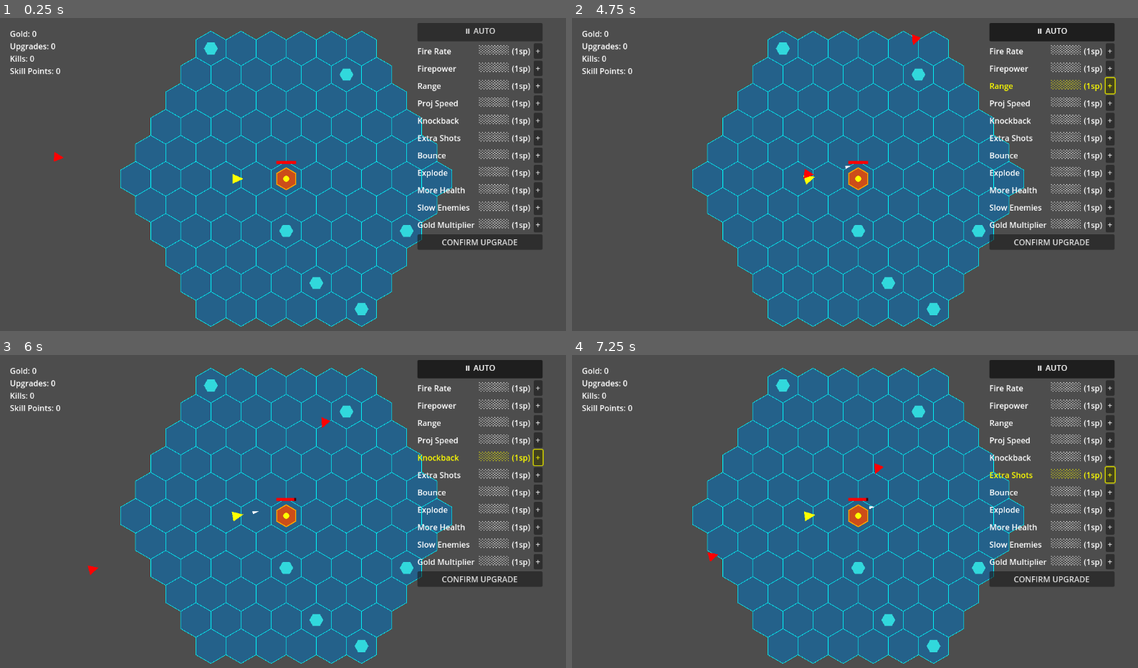
Above: before the commit, frames 1-4 (two rows, left to right).
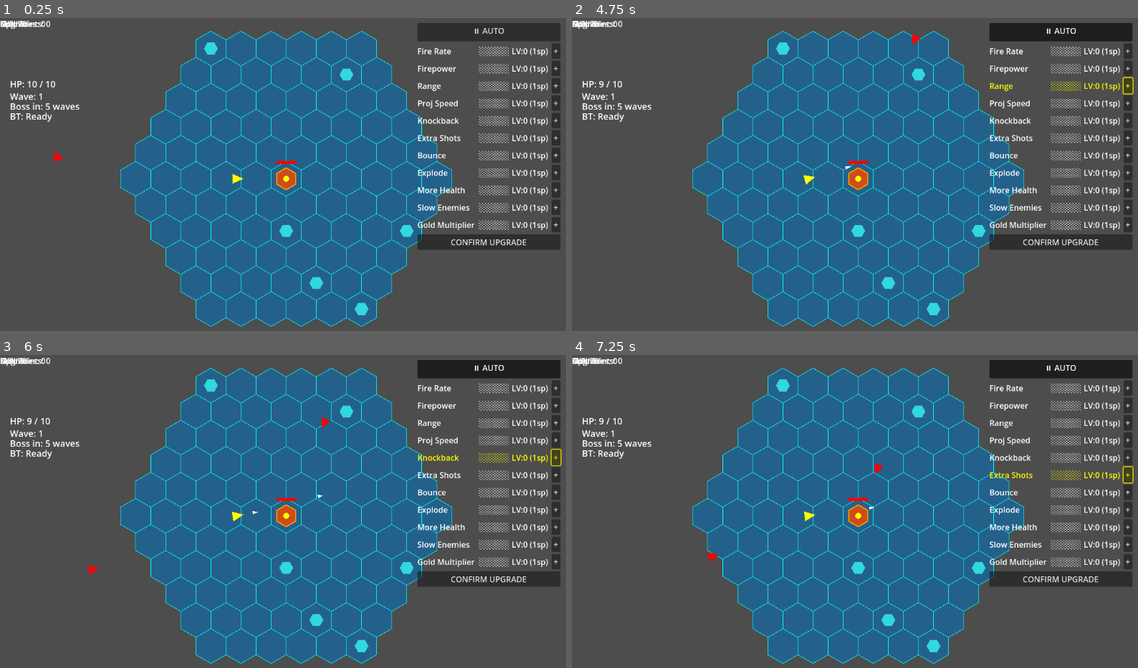
Above: after the commit, the same moments.

Repository: Vexevin/vexagon
Game: Godot game, scene res://hex_map_003.tscn
Two runs of this game, one before a commit and one after it. Both use one fixed random seed, a clock stepped at 60 frames per second and the inputs below.
Inputs:
- Up to frame 1 (0.25 s): no input
- Up to frame 2 (4.75 s): click "CONFIRM UPGRADE" at 0.5 s; click "CONFIRM UPGRADE" at 1.25 s; click "⏸ AUTO" at 2 s; click "+" at 2.75 s; click "+" at 3.5 s; click "+" at 4.25 s
- Up to frame 3 (6 s): click "+" at 5 s; click "+" at 5.75 s
- Up to frame 4 (7.25 s): click "+" at 6.5 s

The runs differ from the first frame. In frame 1, 4.7% of the frame differs, in the area x 0-99%, y 0-74%; in frame 2, 4.8%, in the area x 0-100%, y 0-74%; in frame 3, 4.8%; in frame 4, 4.8%.

Commit message:
HUD overhaul - health bar, wave counter, boss countdown, BT status, bigger fonts, TAB pause, contact damage

Diff:
--- a/projects/vexagon/enemy_spawner.gd
+++ b/projects/vexagon/enemy_spawner.gd
@@ -88,11 +88,17 @@
 		var effective_speed = enemy.get_meta("speed") * (1.0 - slow)
 		enemy.position += dir * effective_speed * delta
 		enemy.rotation = dir.angle() + PI / 2.0
-		if enemy.position.distance_to(tower_pos) < 20.0:
-			var tower = get_parent().get_node("Tower")
-			tower.take_damage(10)
-			enemies_alive -= 1
-			enemy.queue_free()
+		var player = get_parent().get_node("Player")
+		if is_instance_valid(player):
+			if enemy.position.distance_to(player.global_position) < 20.0:
+				player.take_damage(1.0)
+				enemies_alive -= 1
+				enemy.queue_free()
+				if enemy.position.distance_to(tower_pos) < 20.0:
+					var tower = get_parent().get_node("Tower")
+					tower.take_damage(10)
+					enemies_alive -= 1
+					enemy.queue_free()
 	for child in get_parent().get_children():
 		if not child is Area2D:
 			continue
@@ -155,7 +161,7 @@
 func spawn_fragment(pos: Vector2, dir: Vector2, dmg: float, split_level: int) -> void:
 	if split_level <= 0:
 		return
-	var piercing = split_level >= 7
+	var _piercing = split_level >= 7
 	for i in 2:
 		var frag := Area2D.new()
 		frag.add_to_group("bullet")
--- a/projects/vexagon/hud.gd
+++ b/projects/vexagon/hud.gd
@@ -8,6 +8,11 @@
 var auto_pause_enabled: bool = false
 var cooldown_label: Label
 var passive_timer := 0.0
+var health_label: Label
+var pause_label: Label
+var wave_label: Label
+var boss_label: Label
+var bt_label: Label
 
 var skill_names := [
 	"Fire Rate", "Firepower", "Range", "Proj Speed",
@@ -28,10 +33,6 @@
 
 func _ready() -> void:
 	process_mode = Node.PROCESS_MODE_ALWAYS
-	gold_label.position = Vector2(20, 20)
-	node_label.position = Vector2(20, 45)
-	kill_label.position = Vector2(20, 70)
-	sp_label.position = Vector2(20, 95)
 	skill_panel.position = Vector2(840, 10)
 	var ap_btn = Button.new()
 	ap_btn.text = "⏸ AUTO"
@@ -40,10 +41,37 @@
 	ap_btn.toggled.connect(func(pressed): auto_pause_enabled = pressed)
 	skill_panel.add_child(ap_btn)
 	cooldown_label = Label.new()
-	cooldown_label.position = Vector2(10, 165)
+	cooldown_label.position = Vector2(400, 10)
+	cooldown_label.add_theme_font_size_override("font_size", 24)
 	cooldown_label.visible = false
+	pause_label = Label.new()
+	pause_label.text = "⏸"
+	pause_label.visible = false
+	pause_label.add_theme_font_size_override("font_size", 120)
+	pause_label.modulate = Color.RED
+	pause_label.position = Vector2(440, 200)
+	add_child(pause_label)
 	add_child(cooldown_label)
-
+	health_label = Label.new()
+	health_label.position = Vector2(20, 120)
+	health_label.text = "HP: 10 / 10"
+	wave_label = Label.new()
+	wave_label.position = Vector2(20, 145)
+	wave_label.text = "Wave: 1"
+	add_child(wave_label)
+	wave_label.add_theme_font_size_override("font_size", 18)
+	boss_label = Label.new()
+	boss_label.position = Vector2(20, 165)
+	boss_label.text = "Boss in: 5 waves"
+	add_child(boss_label)
+	boss_label.add_theme_font_size_override("font_size", 18)
+	bt_label = Label.new()
+	bt_label.position = Vector2(20, 185)
+	bt_label.text = "BT: Ready"
+	add_child(bt_label)
+	bt_label.add_theme_font_size_override("font_size", 18)
+	add_child(health_label)
+	health_label.add_theme_font_size_override("font_size", 18)
 	for i in skill_names.size():
 		skill_levels.append(0)
 		skill_kill_costs.append(1)
@@ -85,9 +113,10 @@
 		var row: HBoxContainer = skill_rows[i]
 		var bars: Label = row.get_child(1)
 		var cost: Label = row.get_child(2)
-		var filled := "█".repeat(skill_levels[i])
-		var empty := "░".repeat(5 - min(skill_levels[i], 5))
-		bars.text = filled + empty
+		var display_lvl: int = min(skill_levels[i], 5)
+		var filled := "█".repeat(display_lvl)
+		var empty := "░".repeat(5 - display_lvl)
+		bars.text = filled + empty + " LV:" + str(skill_levels[i])
 		cost.text = "(" + str(skill_kill_costs[i]) + "sp)"
 		if i == pending_skill:
 			row.modulate = Color.YELLOW
@@ -152,8 +181,9 @@
 
 func _input(event: InputEvent) -> void:
 	if event is InputEventKey and event.pressed:
-		if event.keycode == KEY_ESCAPE or event.keycode == KEY_P:
+		if event.keycode == KEY_TAB:
 			get_tree().paused = !get_tree().paused
+			pause_label.visible = get_tree().paused
 
 func _check_auto_pause() -> void:
 	if _can_afford_any():
@@ -174,3 +204,17 @@
 		if skill_levels[i] < 10 and skill_points >= skill_kill_costs[i]:
 			return true
 	return false
+
+func update_health(current: float, max_val: float) -> void:
+	health_label.text = "HP: " + str(int(current)) + " / " + str(int(max_val))
+
+func update_wave_info(wave: int, bt_active: bool, bt_timer: float, bt_recharge: float) -> void:
+	wave_label.text = "Wave: " + str(wave)
+	var waves_to_boss = 5 - ((wave - 1) % 5)
+	boss_label.text = "Boss in: " + str(waves_to_boss) + " waves"
+	if bt_active:
+		bt_label.text = "BT: " + str(snappedf(bt_timer / 10.0, 0.1)) + "s"
+	elif bt_recharge > 0:
+		bt_label.text = "BT: " + str(snappedf(bt_recharge, 0.1)) + "s recharge"
+	else:
+		bt_label.text = "BT: Ready"
--- a/projects/vexagon/player.gd
+++ b/projects/vexagon/player.gd
@@ -144,20 +144,24 @@
 		if fire_timer <= 0.0:
 			fire_timer = get_fire_rate()
 			shoot()
-			var sim_lvl = get_parent().get_node("Hud").skill_levels[9]
-	if bullet_time_recharge > 0:
-		bullet_time_recharge -= delta
-	if Input.is_key_pressed(KEY_SPACE) and not bullet_time_active and bullet_time_recharge <= 0:
-		bullet_time_active = true
-		bullet_time_timer = 10.0
-		Engine.time_scale = 0.1
-	if bullet_time_active:
-		bullet_time_timer -= delta * 10.0
-		if bullet_time_timer <= 0:
-			bullet_time_active = false
-			bullet_time_recharge = 15.0
-			Engine.time_scale = 1.0
-			apply_regen(delta)
+	var sim_lvl = get_parent().get_node("Hud").skill_levels[9]
+	if sim_lvl == 10:
+		if bullet_time_recharge > 0:
+			bullet_time_recharge -= delta
+		if Input.is_key_pressed(KEY_SPACE) and not bullet_time_active and bullet_time_recharge <= 0:
+			bullet_time_active = true
+			bullet_time_timer = 10.0
+			Engine.time_scale = 0.1
+		if bullet_time_active:
+			bullet_time_timer -= delta * 10.0
+			if bullet_time_timer <= 0:
+				bullet_time_active = false
+				bullet_time_recharge = 15.0
+				Engine.time_scale = 1.0
+				get_parent().get_node("Hud").update_wave_info(
+	get_parent().get_node("EnemySpawner").wave_number,
+	bullet_time_active, bullet_time_timer, bullet_time_recharge)
+	apply_regen(delta)
 
 func _input(event: InputEvent) -> void:
 	if event is InputEventMouseButton:
@@ -166,68 +170,69 @@
 
 func shoot() -> void:
 	var shot_data = get_extra_shots()
-	var _shot_count = shot_data["count"]
+	var shot_count = shot_data["count"]
 	var bullet_color = shot_data["color"]
-	var bullet := Area2D.new()
-	bullet.add_to_group("bullet")
-
-	var shape := CollisionShape2D.new()
-	var circle := CircleShape2D.new()
-	circle.radius = 5.0
-	shape.shape = circle
-	bullet.add_child(shape)
-
-	var poly := Polygon2D.new()
-	poly.polygon = PackedVector2Array([
-		Vector2(0, -6), Vector2(3, 6), Vector2(-3, 6)
+	for _i in range(shot_count):
+		var bullet := Area2D.new()
+		bullet.add_to_group("bullet")
+
+		var shape := CollisionShape2D.new()
+		var circle := CircleShape2D.new()
+		circle.radius = 5.0
+		shape.shape = circle
+		bullet.add_child(shape)
+
+		var poly := Polygon2D.new()
+		poly.polygon = PackedVector2Array([
+			Vector2(0, -6), Vector2(3, 6), Vector2(-3, 6)
+		])
+		poly.color = bullet_color
+		var sz = 1.0 + get_parent().get_node("Hud").skill_levels[1] / 3 * 0.5
+		poly.polygon = PackedVector2Array([
+		Vector2(0, -6 * sz), Vector2(3 * sz, 6 * sz), Vector2(-3 * sz, 6 * sz)
 	])
-	poly.color = bullet_color
-	var sz = 1.0 + get_parent().get_node("Hud").skill_levels[1] / 3 * 0.5
-	poly.polygon = PackedVector2Array([
-	Vector2(0, -6 * sz), Vector2(3 * sz, 6 * sz), Vector2(-3 * sz, 6 * sz)
-])
-	bullet.global_position = global_position
-	bullet.rotation = rotation
-	bullet.add_child(poly)
-	get_parent().add_child(bullet)
-	bullet.set_meta("damage", get_damage())
-	bullet.set_meta("explosive_radius", get_explosive_radius())
-	bullet.set_meta("explosive_lvl", get_parent().get_node("Hud").skill_levels[7])
-	bullet.set_meta("split_level", get_split_level())
-	bullet.set_meta("knockback", get_knockback())
-	bullet.set_meta("size_level", get_parent().get_node("Hud").skill_levels[1] / 3)
-	var dir := (get_global_mouse_position() - global_position).normalized()
-	var bullet_range := get_range()
-	var travel_time := bullet_range / (get_proj_speed() * 60.0)
-	var tween := get_tree().create_tween()
-	tween.tween_property(bullet, "global_position", global_position + dir * bullet_range, travel_time)
-	var lvl2 = get_parent().get_node("Hud").skill_levels[2]
-	if lvl2 == 10:
-		get_tree().create_timer(10.0).timeout.connect(bullet.queue_free)
-	else:
-		tween.tween_callback(bullet.queue_free)
-	if get_parent().get_node("Hud").skill_levels[5] == 10:
-		var back_dir = -dir
-		var back_bullet := Area2D.new()
-		back_bullet.add_to_group("bullet")
-		back_bullet.set_meta("damage", get_damage())
-		back_bullet.set_meta("knockback", get_knockback())
-		var bs = CollisionShape2D.new()
-		var bc = CircleShape2D.new()
-		bc.radius = 5.0
-		bs.shape = bc
-		back_bullet.add_child(bs)
-		var bp := Polygon2D.new()
-		bp.color = Color.WHITE
-		bp.polygon = PackedVector2Array([Vector2(0, -6), Vector2(3, 6), Vector2(-3, 6)])
-		back_bullet.add_child(bp)
-		back_bullet.global_position = global_position
-		get_parent().add_child(back_bullet)
-		var br := get_range()
-		var bt := br / (get_proj_speed() * 60.0)
-		var btween := get_tree().create_tween()
-		btween.tween_property(back_bullet, "global_position", global_position + back_dir * br, bt)
-		btween.tween_callback(back_bullet.queue_free)
+		bullet.global_position = global_position
+		bullet.rotation = rotation
+		bullet.add_child(poly)
+		get_parent().add_child(bullet)
+		bullet.set_meta("damage", get_damage())
+		bullet.set_meta("explosive_radius", get_explosive_radius())
+		bullet.set_meta("explosive_lvl", get_parent().get_node("Hud").skill_levels[7])
+		bullet.set_meta("split_level", get_split_level())
+		bullet.set_meta("knockback", get_knockback())
+		bullet.set_meta("size_level", get_parent().get_node("Hud").skill_levels[1] / 3)
+		var dir := (get_global_mouse_position() - global_position).normalized()
+		var bullet_range := get_range()
+		var travel_time := bullet_range / (get_proj_speed() * 60.0)
+		var tween := get_tree().create_tween()
+		tween.tween_property(bullet, "global_position", global_position + dir * bullet_range, travel_time)
+		var lvl2 = get_parent().get_node("Hud").skill_levels[2]
+		if lvl2 == 10:
+			get_tree().create_timer(10.0).timeout.connect(bullet.queue_free)
+		else:
+			tween.tween_callback(bullet.queue_free)
+		if get_parent().get_node("Hud").skill_levels[5] == 10:
+			var back_dir = -dir
+			var back_bullet := Area2D.new()
+			back_bullet.add_to_group("bullet")
+			back_bullet.set_meta("damage", get_damage())
+			back_bullet.set_meta("knockback", get_knockback())
+			var bs = CollisionShape2D.new()
+			var bc = CircleShape2D.new()
+			bc.radius = 5.0
+			bs.shape = bc
+			back_bullet.add_child(bs)
+			var bp := Polygon2D.new()
+			bp.color = Color.WHITE
+			bp.polygon = PackedVector2Array([Vector2(0, -6), Vector2(3, 6), Vector2(-3, 6)])
+			back_bullet.add_child(bp)
+			back_bullet.global_position = global_position
+			get_parent().add_child(back_bullet)
+			var br := get_range()
+			var bt := br / (get_proj_speed() * 60.0)
+			var btween := get_tree().create_tween()
+			btween.tween_property(back_bullet, "global_position", global_position + back_dir * br, bt)
+			btween.tween_callback(back_bullet.queue_free)
 
 func get_proj_speed() -> float:
 
@@ -251,6 +256,7 @@
 	return 0.0
 func take_damage(amount: float) -> void:
 	current_hp -= amount
+	get_parent().get_node("Hud").update_health(current_hp, max_hp)
 	if current_hp <= 0:
 		current_hp = 0
 		Engine.time_scale = 1.0
@@ -263,3 +269,4 @@
 		if regen_timer >= 1.0:
 			regen_timer = 0.0
 			current_hp = min(current_hp + 1.0, get_max_hp())
+			get_parent().get_node("Hud").update_health(current_hp, max_hp)
